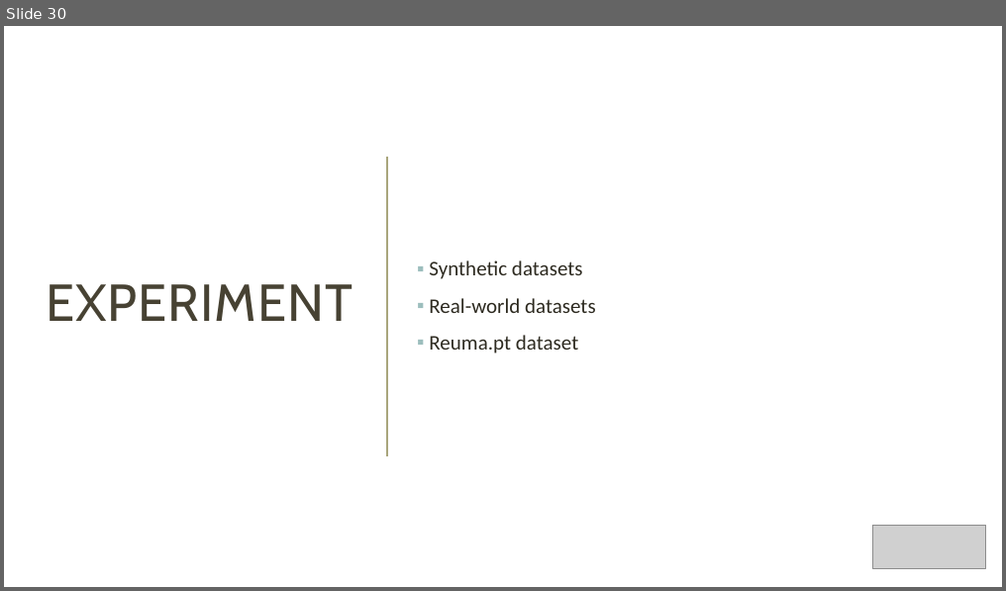
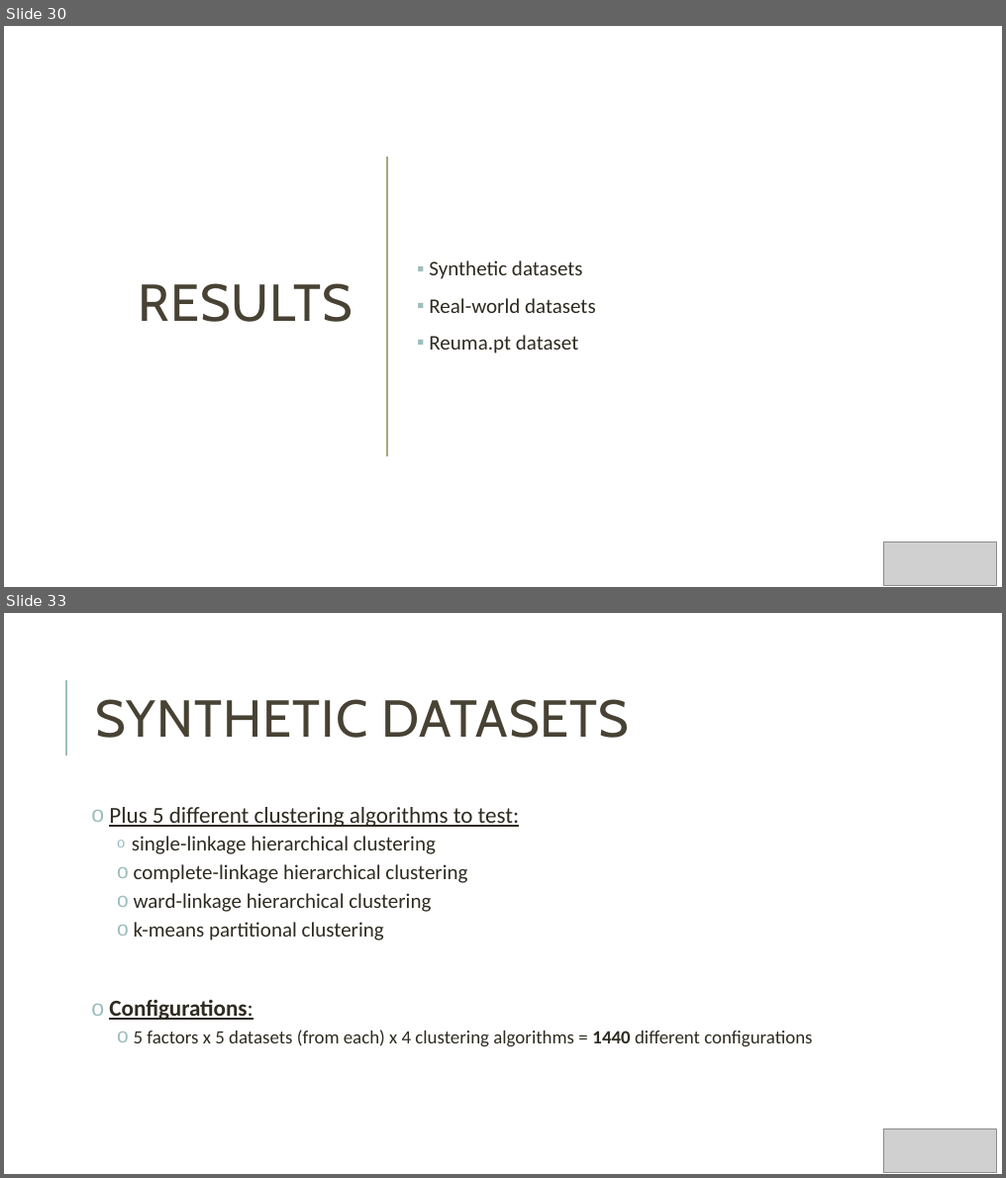
Before and after one commit to Nuno09/MscThesis, a slide deck: Dissertacao/apresentação_tese.pptx. Shown one above the other, each under a label of ours: slide 30 before the commit, slides 30 and 33 after it; the slides between them are not shown. The pictures are 1006x591 and 1006x1178 pixels, drawn with LibreOffice and Linux fonts; fonts in the diff are those of the drawing; grey boxes stand for pictures. Boxes give left, top, right and bottom in pixels: in the first picture for what was removed or moved away, otherwise in the second. Text is boxed around its words. In the diff, an @@ line names an element or a change of style, - is before the commit and + after.

```diff
--- a/Dissertacao/apresentação_tese.pptx
+++ b/Dissertacao/apresentação_tese.pptx
@@ slide 33 added at (4, 613, 1002, 1174), background #FFFFFF @@
@@ line added from (66, 756) to (66, 680), #9CBEBD 1.5 pt @@
@@ title added at (95, 699, 629, 738), 50 pt, text #474233 @@
+SYNTHETIC DATASETS
@@ text added at (109, 807, 812, 1048), 20 pt, text #2E2B21 @@
+o Plus 5 different clustering algorithms to test:
+    o single-linkage hierarchical clustering
+    o complete-linkage hierarchical clustering
+    o ward-linkage hierarchical clustering
+    o k-means partitional clustering
+o Configurations:
+    o 5 factors x 5 datasets (from each) x 4 clustering algorithms = 1440 different configurations
@@ picture added at (884, 1130, 997, 1173) @@
@@ slide 30 changed as well @@
@@ title at (138, 283, 352, 322): text changed @@
-EXPERIMENT
+RESULTS
@@ picture: place and size @@
-picture at (873, 525, 986, 569)
+picture at (884, 543, 997, 586)
```
Also in this commit, not shown: 29 other slides changed, 23 other slides added, 2 slides removed.
